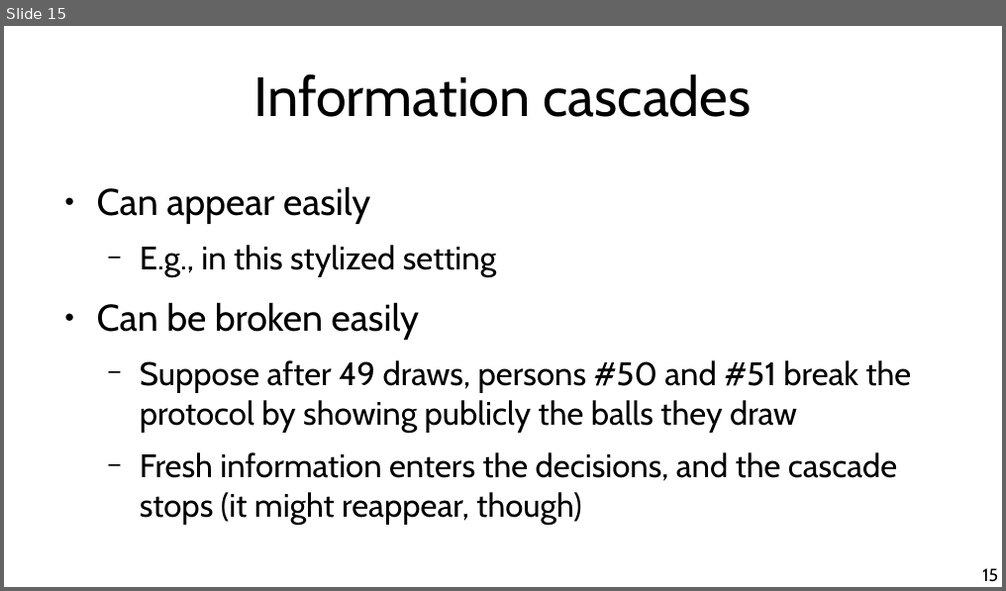
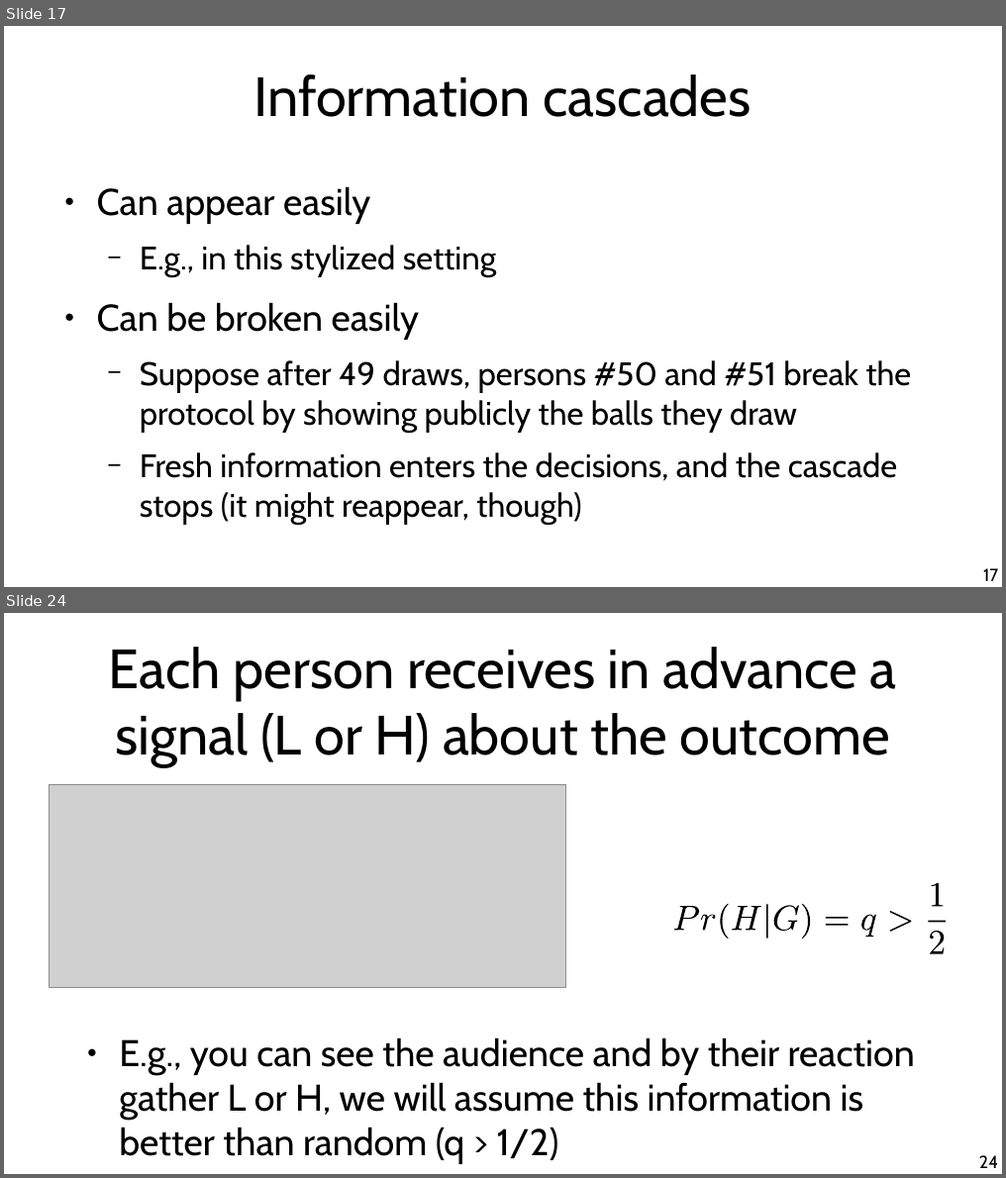
Before and after one commit to chatox/networks-science-course, a slide deck: theory/tt17_information_cascades.odp. Shown one above the other, each under a label of ours: slide 15 before the commit, slides 17 and 24 after it; the slides between them are not shown. The pictures are 1006x591 and 1006x1178 pixels, drawn with LibreOffice and Linux fonts; fonts in the diff are those of the drawing; grey boxes stand for pictures. Boxes give left, top, right and bottom in pixels: in the first picture for what was removed or moved away, otherwise in the second. Text is boxed around its words. In the diff, an @@ line names an element or a change of style, - is before the commit and + after.

Commit message:
Information cascades

```diff
--- a/theory/tt17_information_cascades.odp
+++ b/theory/tt17_information_cascades.odp
@@ slide 24 added at (4,613,1002,1174), background #FFFFFF @@
@@ title added at (109,647,897,766), 44 pt, text #000000 @@
+Each person receives in advance a
+signal (L or H) about the outcome
@@ picture added at (49,785,565,988) @@
@@ group added at (672,883,945,955): 14 freeform shapes @@
@@ text added at (119,1038,915,1164), 29.6 pt, text #000000 @@
+● E.g., you can see the audience and by their reaction gather L or H, we will assume this information is better than random (q > 1/2)
@@ page number added at (979,1156,998,1168), 14 pt, text #000000 @@
+24
@@ what was slide 15 is now slide 17 @@
@@ page number at (983,569,998,581): text changed @@
-15
+17
```
Also in this commit, not shown: 4 slides changed, 9 other slides added, 1 slide removed, 2 other files.
